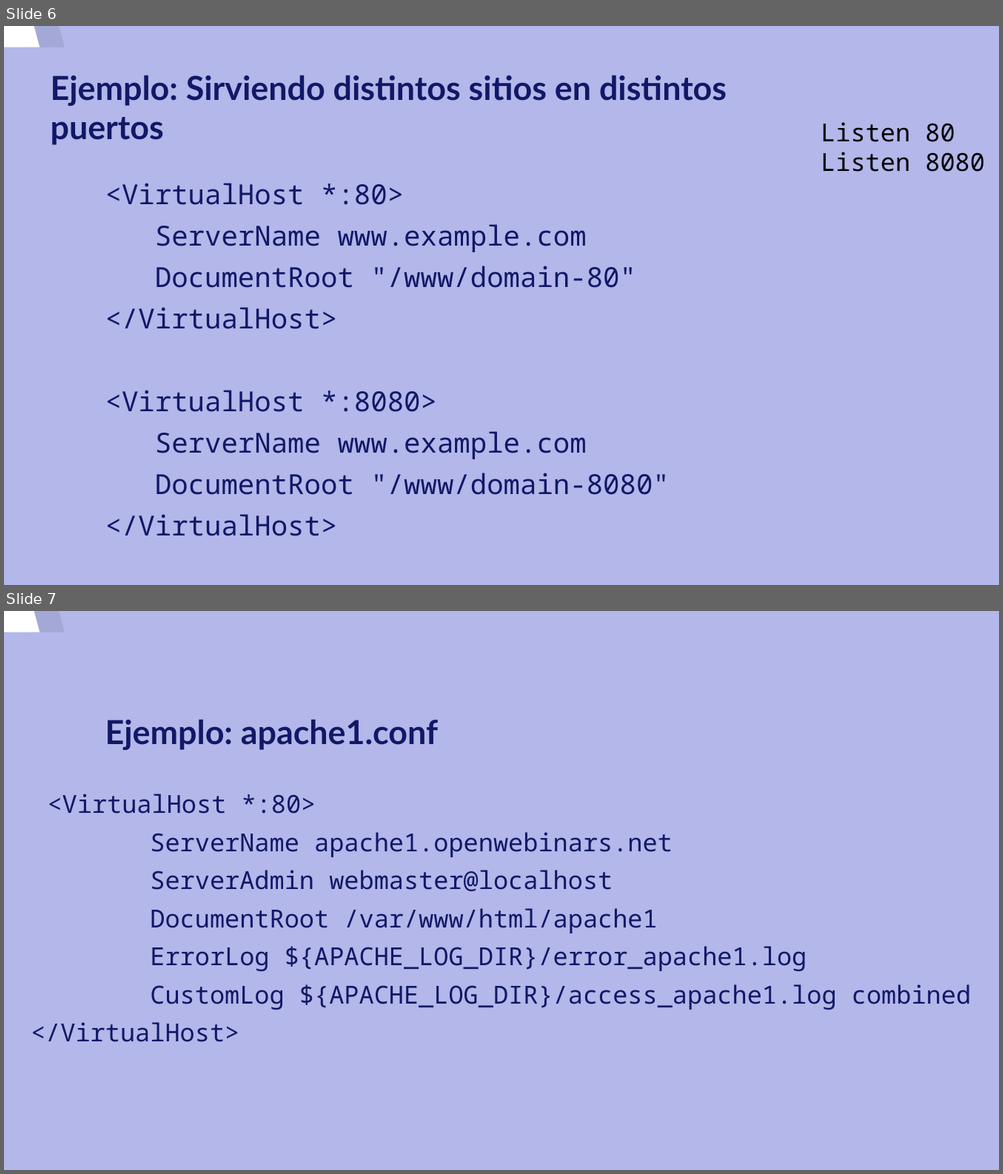
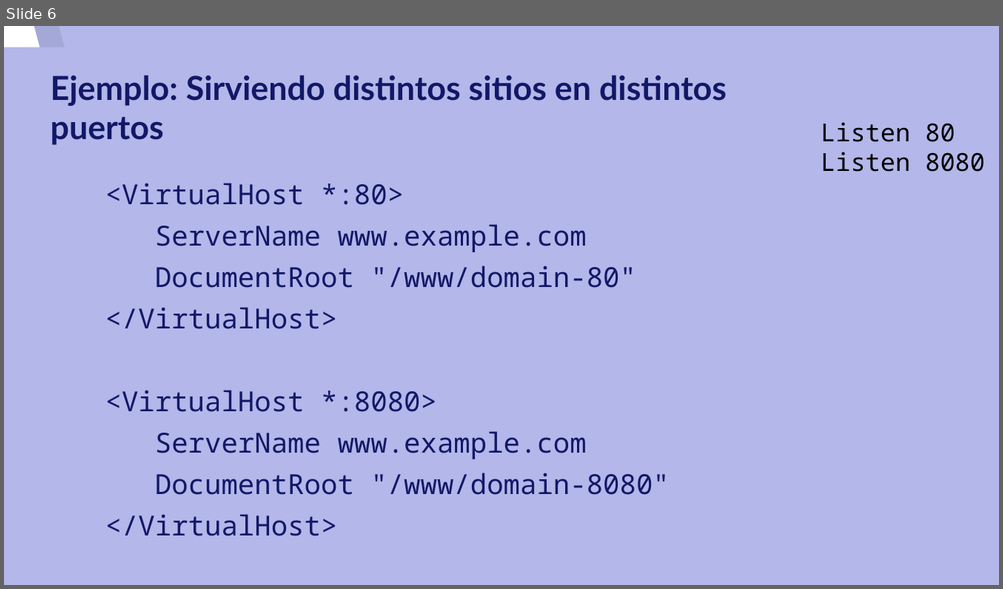
Before and after one commit to josedom24/curso_apache24, a slide deck: curso/u9/u9.odp. Shown one above the other, each under a label of ours: slides 6 and 7 before the commit, slide 6 after it. The pictures are 1003x1174 and 1003x589 pixels, drawn with LibreOffice and Linux fonts; fonts in the diff are those of the drawing. Boxes give left, top, right and bottom in pixels: in the first picture for what was removed or moved away, otherwise in the second. Text is boxed around its words. In the diff, an @@ line names an element or a change of style, - is before the commit and + after.

```diff
--- a/curso/u9/u9.odp
+++ b/curso/u9/u9.odp
@@ slide 7 removed at [4, 611, 999, 1170], background #B3B7E9; not listed: 2 template elements that a slide beside it also shows @@
@@ title removed at [105, 719, 438, 750] @@
-Ejemplo: apache1.conf
@@ text removed at [31, 794, 970, 1042] @@
-<VirtualHost *:80>
-ServerName apache1.openwebinars.net
-ServerAdmin webmaster@localhost
-DocumentRoot /var/www/html/apache1
-ErrorLog ${APACHE_LOG_DIR}/error_apache1.log
-CustomLog ${APACHE_LOG_DIR}/access_apache1.log combined
-</VirtualHost>
```
Also in this commit, not shown: 1 other file.
